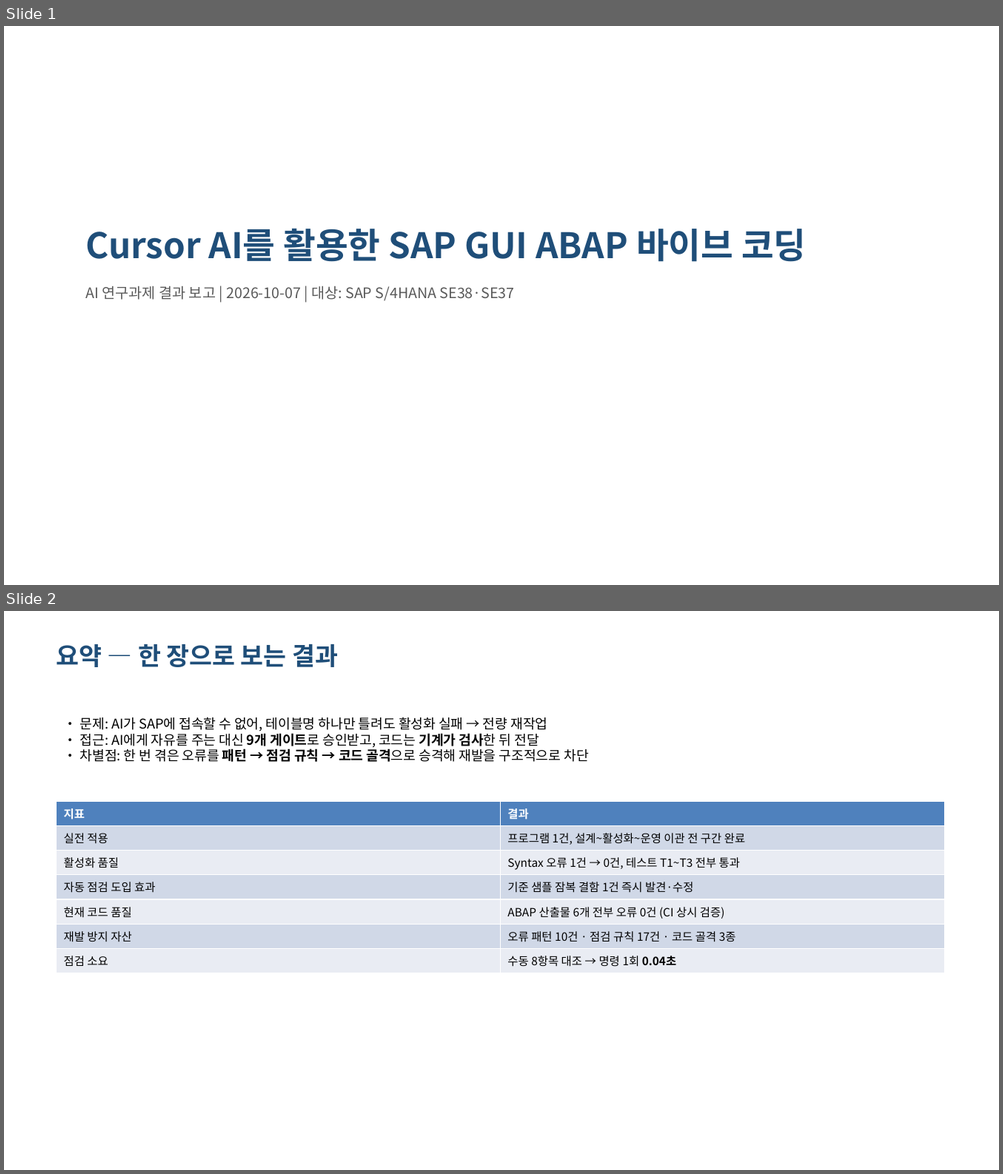
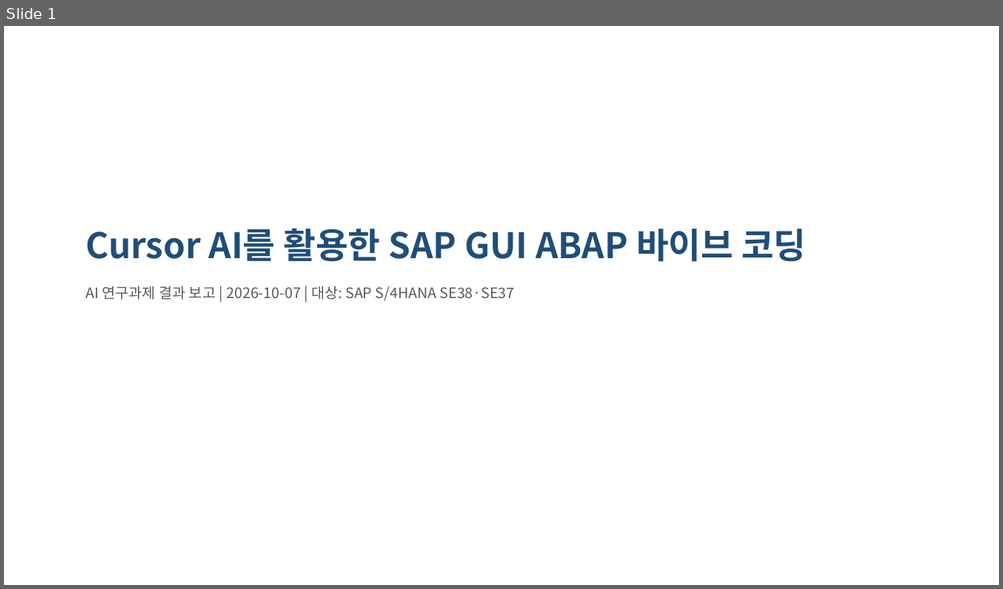
Before and after one commit to hyosungitx00/AI, a slide deck: report/dist/ai-abap-result-deck.pptx. Shown one above the other, each under a label of ours: slides 1 and 2 before the commit, slide 1 after it. The pictures are 1003x1174 and 1003x589 pixels, drawn with LibreOffice and Linux fonts; fonts in the diff are those of the drawing. Boxes give left, top, right and bottom in pixels: in the first picture for what was removed or moved away, otherwise in the second. Text is boxed around its words. In the diff, an @@ line names an element or a change of style, - is before the commit and + after.

```diff
--- a/report/dist/ai-abap-result-deck.pptx
+++ b/report/dist/ai-abap-result-deck.pptx
@@ slide 2 removed at [4,611,999,1170], background #FFFFFF @@
@@ text removed at [56,644,338,667] @@
-요약 — 한 장으로 보는 결과
@@ text removed at [80,717,588,762] @@
-• 문제: AI가 SAP에 접속할 수 없어, 테이블명 하나만 틀려도 활성화 실패 → 전량 재작업
-• 접근: AI에게 자유를 주는 대신 9개 게이트로 승인받고, 코드는 기계가 검사한 뒤 전달
-• 차별점: 한 번 겪은 오류를 패턴 → 점검 규칙 → 코드 골격으로 승격해 재발을 구조적으로 차단
@@ table removed at [57,801,944,974], 7 rows, 2 columns @@
-지표 | 결과
-실전 적용 | 프로그램 1건, 설계~활성화~운영 이관 전 구간 완료
-활성화 품질 | Syntax 오류 1건 → 0건, 테스트 T1~T3 전부 통과
-자동 점검 도입 효과 | 기준 샘플 잠복 결함 1건 즉시 발견·수정
-현재 코드 품질 | ABAP 산출물 6개 전부 오류 0건 (CI 상시 검증)
-재발 방지 자산 | 오류 패턴 10건 · 점검 규칙 17건 · 코드 골격 3종
-점검 소요 | 수동 8항목 대조 → 명령 1회 0.04초
```
Also in this commit, not shown: 13 slides changed, 7 slides added, 2 other slides removed, 2 other files.
